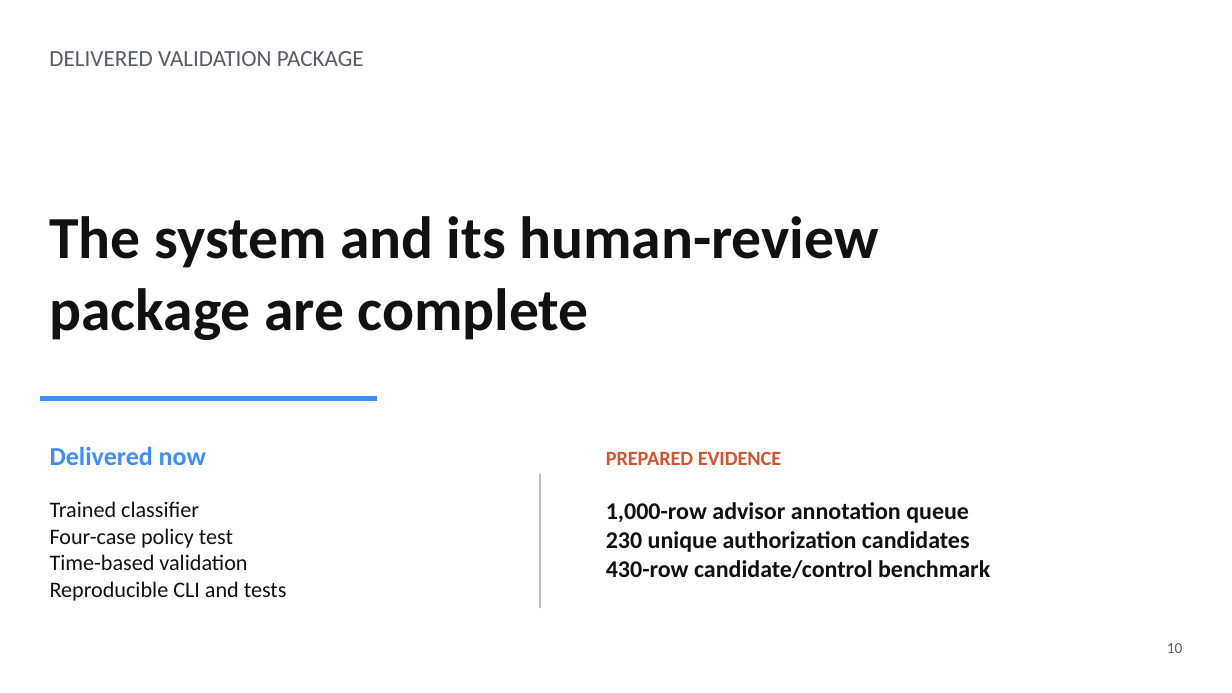
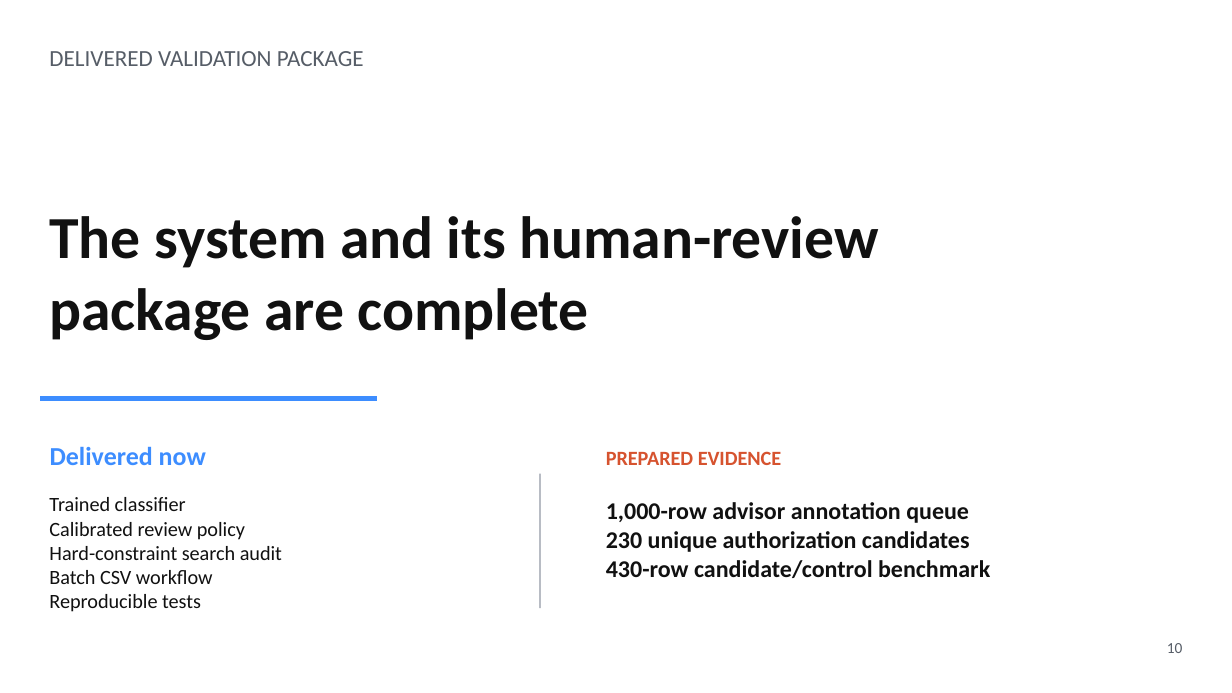
Before and after one commit to Kongbai815/job-matching-nlp, a slide deck: slide 10 of slides/MSBA_Job_Matching_Final_Deck.pptx. Drawn at 1232x693 pixels with LibreOffice and Linux fonts; fonts in the diff are those of the drawing. Boxes give left, top, right and bottom in pixels: in the first picture for what was removed or moved away, otherwise in the second. Text is boxed around its words. In the diff, an @@ line names an element or a change of style, - is before the commit and + after.

Commit message:
Add calibrated review and batch search controls

```diff
--- a/slides/MSBA_Job_Matching_Final_Deck.pptx
+++ b/slides/MSBA_Job_Matching_Final_Deck.pptx
@@ text at <box>49,497,186,511</box>: size 17.2 to 15.8 pt in "Trained classifier" @@
@@ text at <box>49,522,282,612</box>: text changed; size 17.2 to 15.8 pt @@
-Four-case policy test
-Time-based validation
-Reproducible CLI and tests
+Calibrated review policy
+Hard-constraint search audit
+Batch CSV workflow
+Reproducible tests
```
Also in this commit, not shown: 3 other slides changed, 29 other files.
